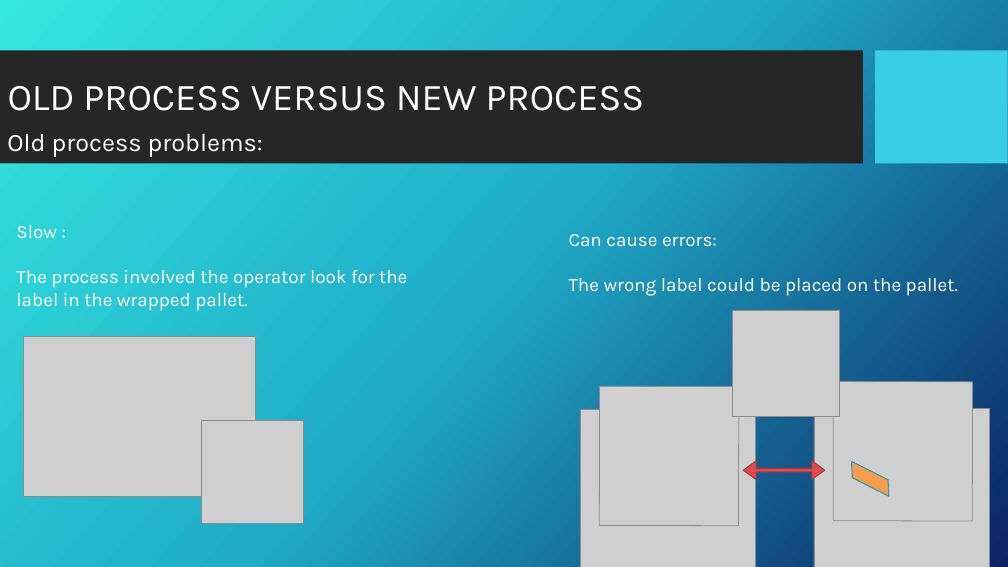
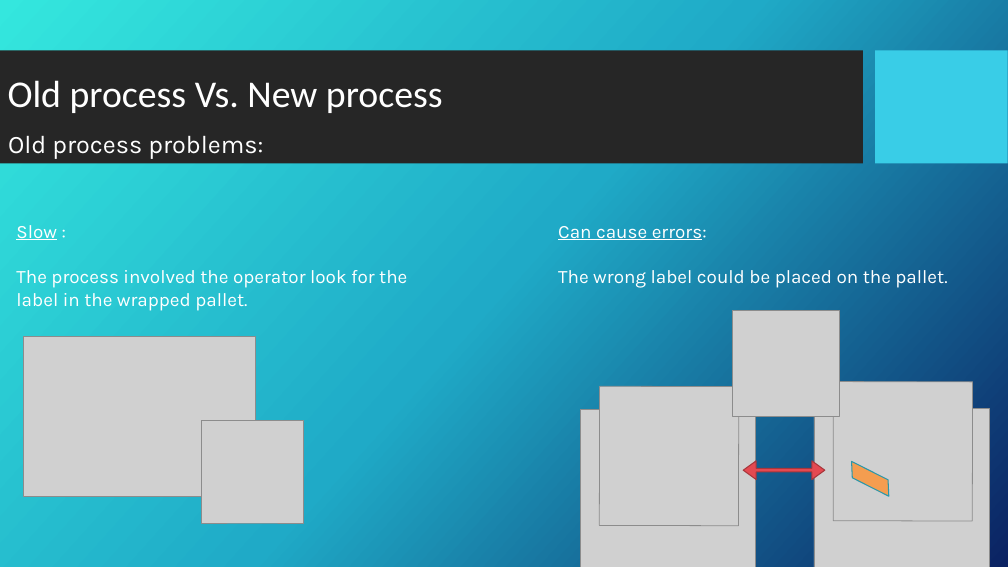
Before and after one commit to DangerX7/PalletScanAndPrint, a slide deck: slide 3 of Pallet Scan and Print Project Presentation.pptx (slide 2 before the commit). Drawn at 1008x567 pixels with LibreOffice and Linux fonts; fonts in the diff are those of the drawing; grey boxes stand for pictures; background and template pictures are left out. Boxes give left, top, right and bottom in pixels: in the first picture for what was removed or moved away, otherwise in the second. Text is boxed around its words. In the diff, an @@ line names an element or a change of style, - is before the commit and + after.

```diff
--- a/Pallet Scan and Print Project Presentation.pptx
+++ b/Pallet Scan and Print Project Presentation.pptx
@@ title at <box>8,80,443,113</box>: text changed; font Karla to Calibri @@
-OLD PROCESS VERSUS NEW PROCESS
+Old process Vs. New process
@@ text at <box>16,225,57,240</box>: underline on in "Slow" @@
@@ text "Can cause errors:": place and size @@
-text "Can cause errors:" at <box>569,234,958,296</box>
+text "Can cause errors:" at <box>558,226,947,288</box>
@@ text at <box>558,226,707,240</box>: underline on in "Can cause errors:" @@
```
Also in this commit, not shown: 6 other slides changed, 2 slides added.
